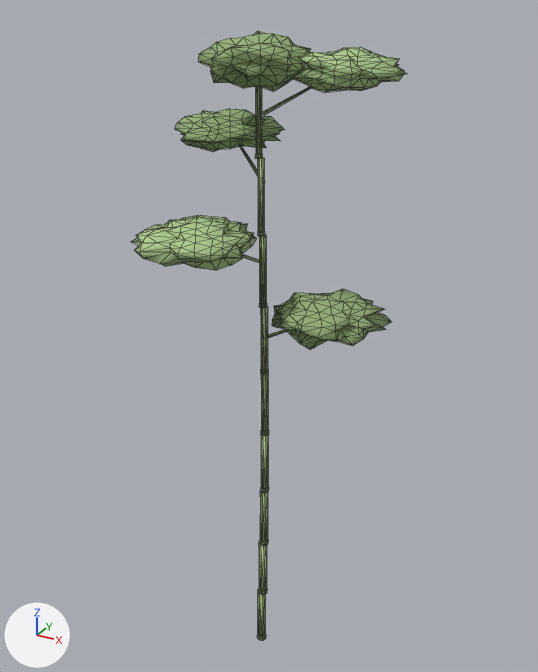
Renders of the glTF model assets/models/bamboo.glb from each side of a commit.
Camera for both pictures: a 50 mm lens placed at (3.91, -6.9, 8.08), pointed at (0.05, 0.13, 4.57). Every picture has the same lights, and +X, +Y and +Z are marked at lower left. The picture after the commit comes second. Mesh edges are drawn as thin lines.

Before the edit, the objects in view are built like this:
```python
me_geometry_0 = bpy.data.meshes.new('geometry_0')
me_geometry_0.from_pydata(...)  # 1182 vertices, 2256 faces; spans x -1.29..1.51, y -1.5..1.19, z -0.02..7.88
me_geometry_0.materials.append(mat_vc_mat)
ob_geometry_0 = bpy.data.objects.new('geometry_0', me_geometry_0)
ob_geometry_0.location = (0.0, 0.0, 0.0)
```
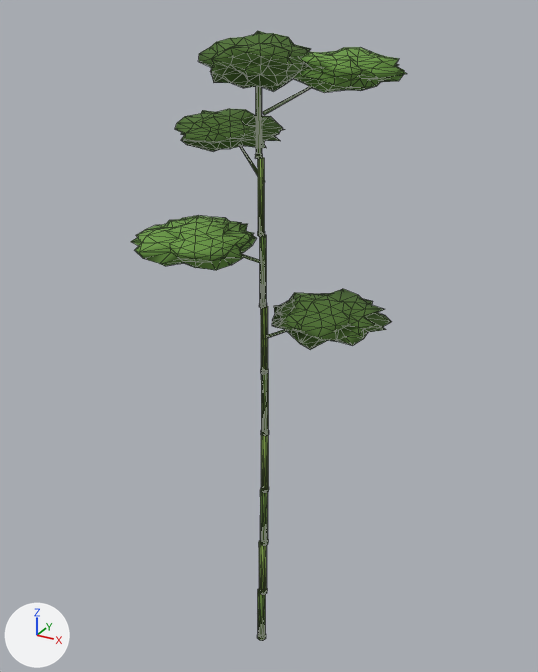
Changed parts and their boxes (x1, y1, x2, y2) in the pictures (538 x 672 px):
part 1 of me_geometry_0, recoloured
    both: (175, 31, 391, 641)
part 2 of me_geometry_0, recoloured
    both: (131, 47, 407, 592)

Edits to the bpy script that builds the scene:
```text
Change me_geometry_0:
    where me_geometry_0.from_pydata(...)  # 1182 vertices, 2256 faces; spans x -1.29..1.51, y -1.5..1.19, z -0.02..7.88
    used by ob_geometry_0; location = (0.0, 0.0, 0.0)
    me_geometry_0 part 1: 1488 faces centred in x -1.23..1.43, y -0.81..1.13, z -0.02..7.86 are repainted in the vertex colours; the middle colour goes from green #96b179 to dark green #4d702e
    me_geometry_0 part 2: 768 faces centred in x -0.86..1.33, y -1.45..1.0, z 0.85..7.72 are repainted in the vertex colours; the middle colour goes from green #afcd8f to green #6c9b45
```
